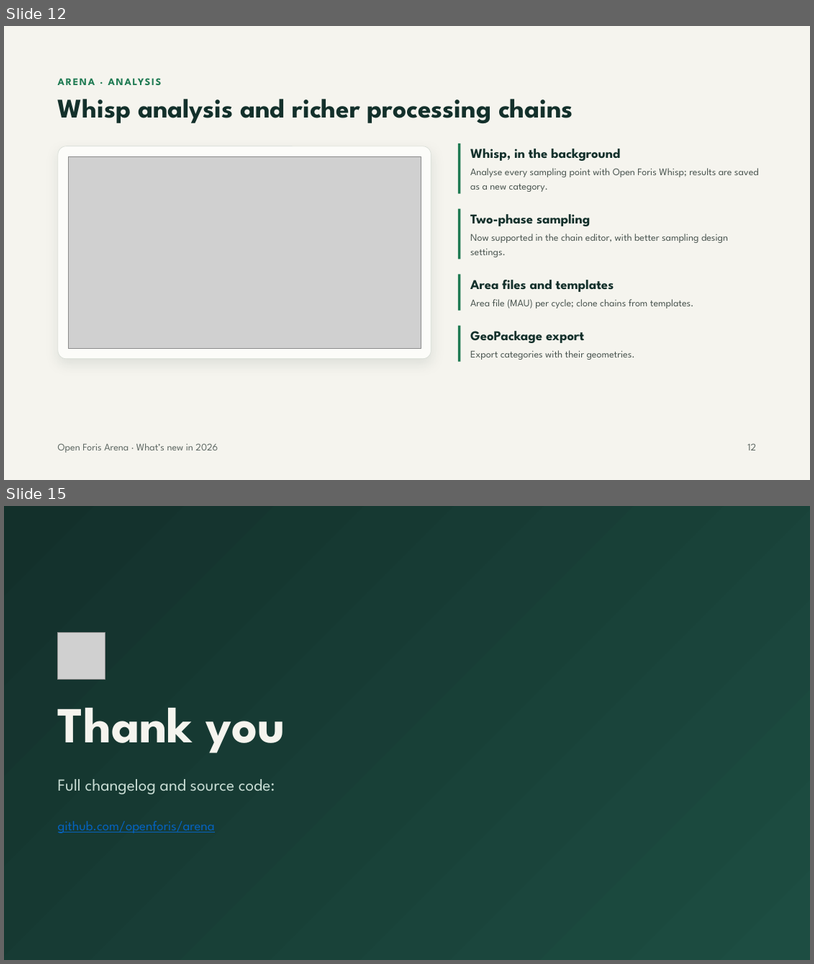
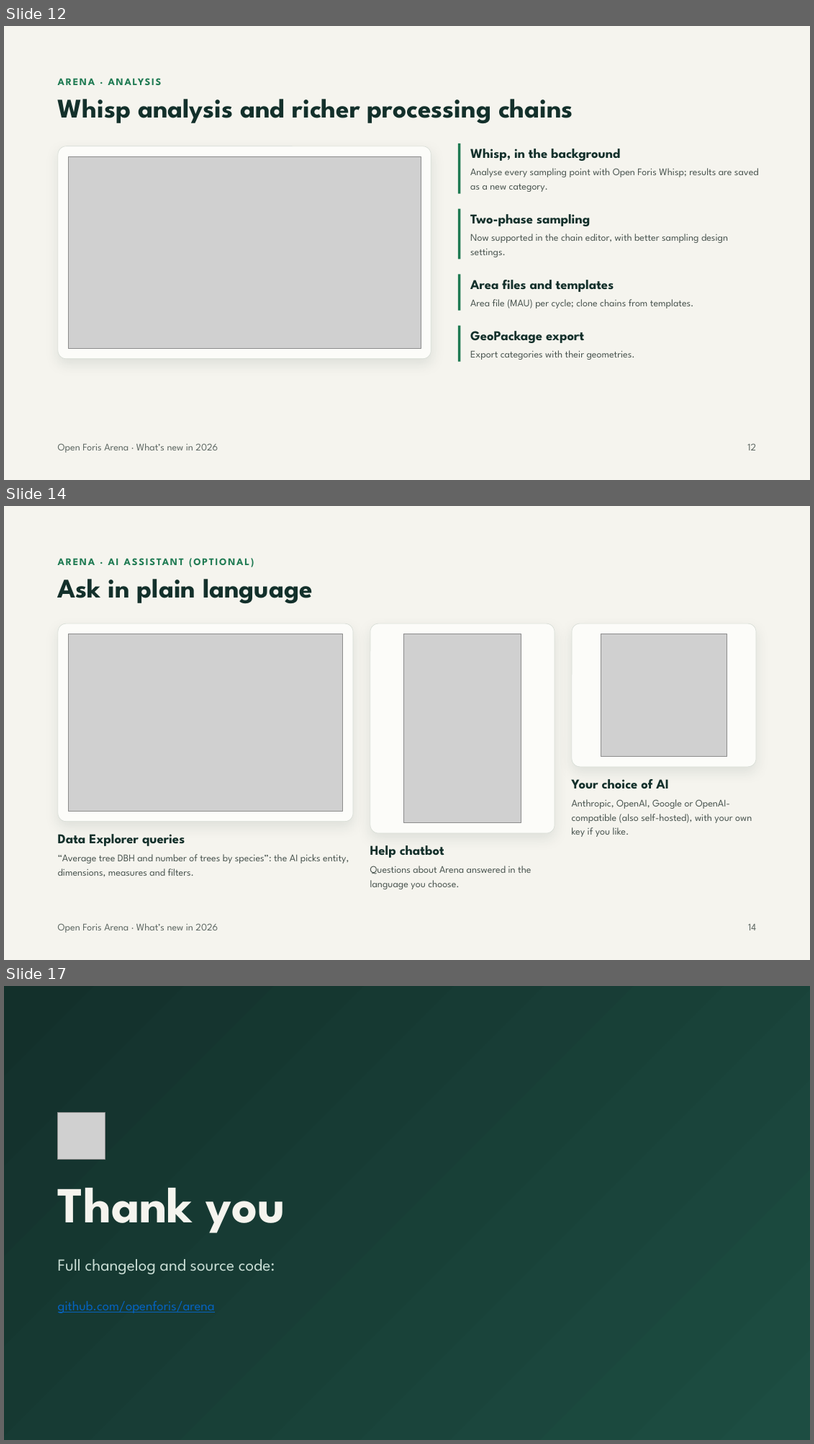
Before and after one commit to openforis/arena, a slide deck: doc/whats-new-2026/arena-whats-new-2026.pptx. Shown one above the other, each under a label of ours: slides 12 and 15 before the commit, slides 12, 14 and 17 after it; the slides between them are not shown. The pictures are 814x964 and 814x1444 pixels, drawn with LibreOffice and Linux fonts; fonts in the diff are those of the drawing; grey boxes stand for pictures. Boxes give left, top, right and bottom in pixels: in the first picture for what was removed or moved away, otherwise in the second. Text is boxed around its words. In the diff, an @@ line names an element or a change of style, - is before the commit and + after.

Commit message:
Docs: AI features in the "What's new in 2026" presentation (#4635)
Two new slides on the AI assistant (expressions, label translation,
Data Explorer queries, help chatbot, AI settings), with the screenshots
taken on a local server.

```diff
--- a/doc/whats-new-2026/arena-whats-new-2026.pptx
+++ b/doc/whats-new-2026/arena-whats-new-2026.pptx
@@ slide 14 added at box(4, 506, 810, 960), background #F5F4EE @@
@@ text added at box(58, 554, 778, 569), 12 pt, text #1E7A52, bold @@
+ARENA · AI ASSISTANT (OPTIONAL)
@@ title added at box(58, 579, 313, 604), 32 pt, text #13302B, bold @@
+Ask in plain language
@@ rounded rectangle added at box(58, 623, 353, 821), fill #FCFCF9, outline #D6DCD4 0.5 pt @@
@@ picture added at box(68, 633, 343, 811) @@
@@ rounded rectangle added at box(370, 623, 555, 833), fill #FCFCF9, outline #D6DCD4 0.5 pt @@
@@ picture added at box(404, 633, 521, 822) @@
@@ rounded rectangle added at box(572, 623, 756, 767), fill #FCFCF9, outline #D6DCD4 0.5 pt @@
@@ picture added at box(602, 633, 728, 757) @@
@@ text added at box(572, 779, 669, 789), 16 pt, text #13302B, bold @@
+Your choice of AI
@@ text added at box(572, 799, 752, 836), 12 pt, text #4A5550 @@
+Anthropic, OpenAI, Google or OpenAI-compatible (also self-hosted), with your own key if you like.
@@ text added at box(58, 834, 185, 846), 16 pt, text #13302B, bold @@
+Data Explorer queries
@@ text added at box(370, 845, 445, 857), 16 pt, text #13302B, bold @@
+Help chatbot
@@ text added at box(58, 854, 349, 877), 12 pt, text #4A5550 @@
+“Average tree DBH and number of trees by species”: the AI picks entity, dimensions, measures and filters.
@@ text added at box(370, 865, 531, 889), 12 pt, text #4A5550 @@
+Questions about Arena answered in the language you choose.
@@ text added at box(58, 923, 218, 932), 12 pt, text #5E6863 @@
+Open Foris Arena · What’s new in 2026
@@ text added at box(748, 924, 756, 930), 12 pt, text #5E6863 @@
+14
@@ what was slide 15 is now slide 17 @@
```
Also in this commit, not shown: 3 slides changed, 1 other slide added, 8 other files.
